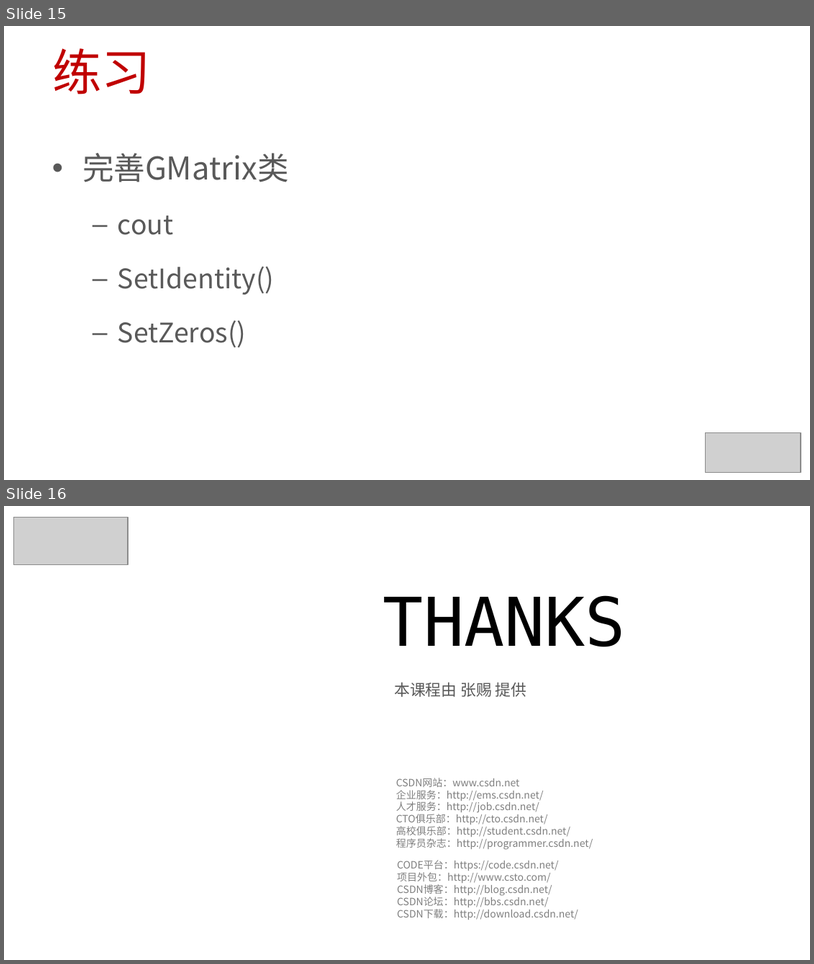
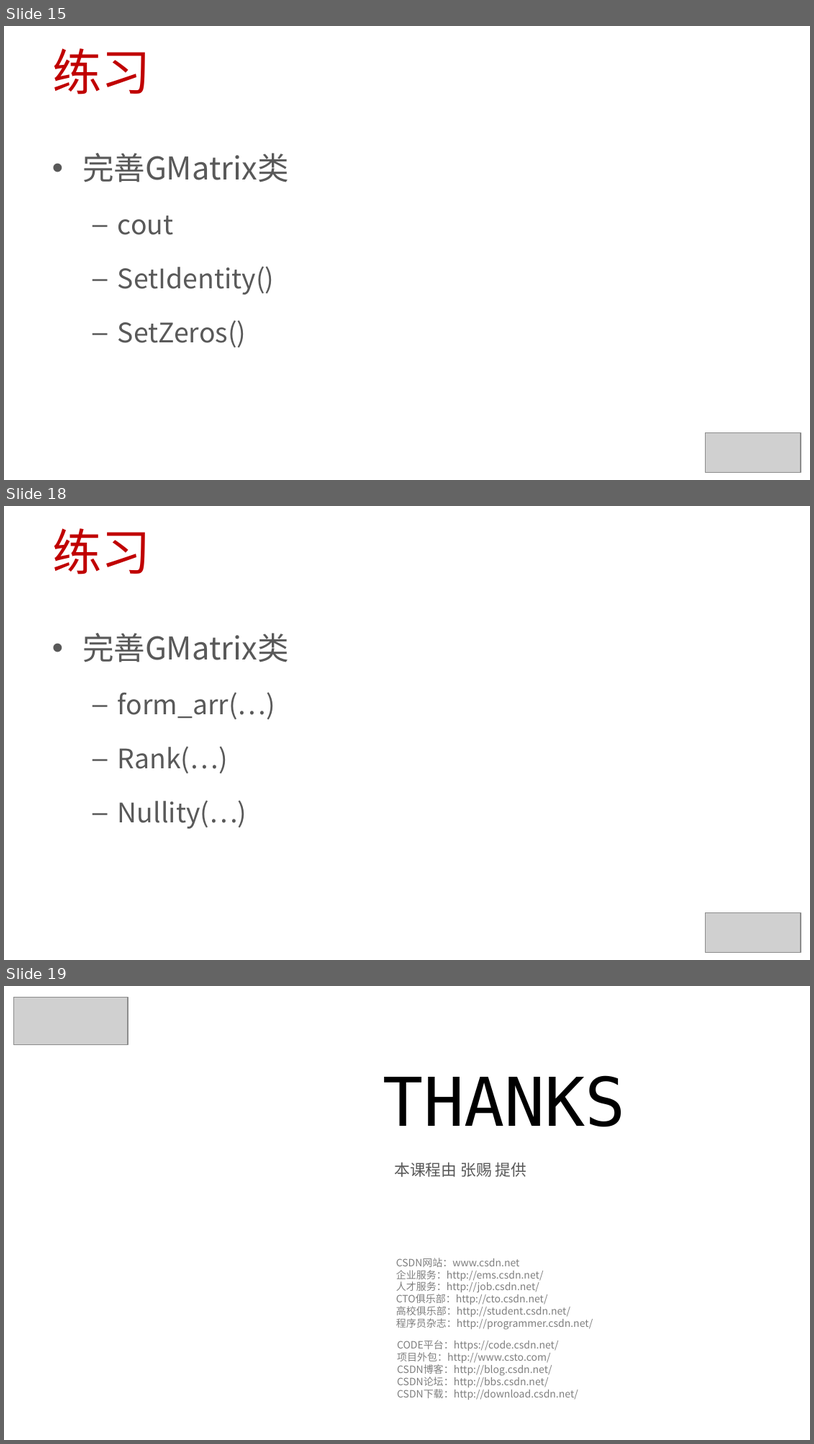
Before and after one commit to 0000duck/ComputerGraphicsBasics, a slide deck: PPT/C++练习.pptx. Shown one above the other, each under a label of ours: slides 15 and 16 before the commit, slides 15, 18 and 19 after it; the slides between them are not shown. The pictures are 814x964 and 814x1444 pixels, drawn with LibreOffice and Linux fonts; fonts in the diff are those of the drawing; grey boxes stand for pictures; background and template pictures are left out. Boxes give left, top, right and bottom in pixels: in the first picture for what was removed or moved away, otherwise in the second. Text is boxed around its words. In the diff, an @@ line names an element or a change of style, - is before the commit and + after.

```diff
--- a/PPT/C++练习.pptx
+++ b/PPT/C++练习.pptx
@@ slide 18 added at (4, 506, 810, 960), background #FFFFFF @@
@@ title added at (52, 528, 151, 574), 44 pt, text #C00000 @@
+练习
@@ text added at (82, 633, 289, 829), 24 pt, text #595959 @@
+• 完善GMatrix类
+  – form_arr(…)
+  – Rank(…)
+  – Nullity(…)
@@ picture added at (705, 912, 801, 952) @@
@@ what was slide 16 is now slide 19 @@
```
Also in this commit, not shown: 2 other slides added.
